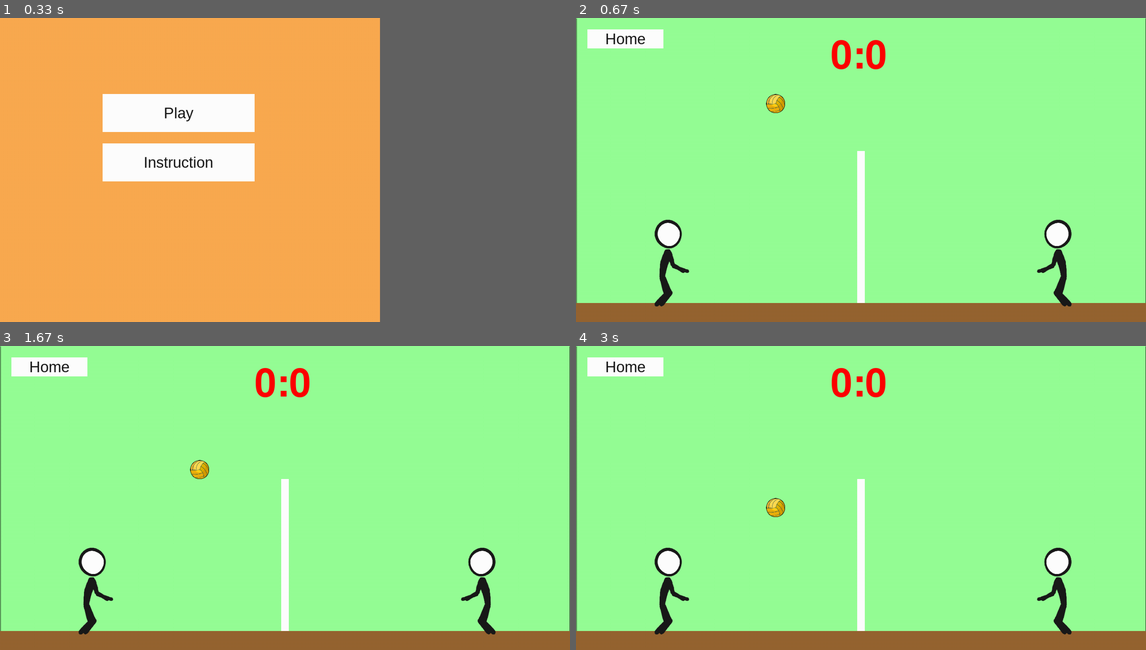
Above: before the commit, frames 1-4 (two rows, left to right).
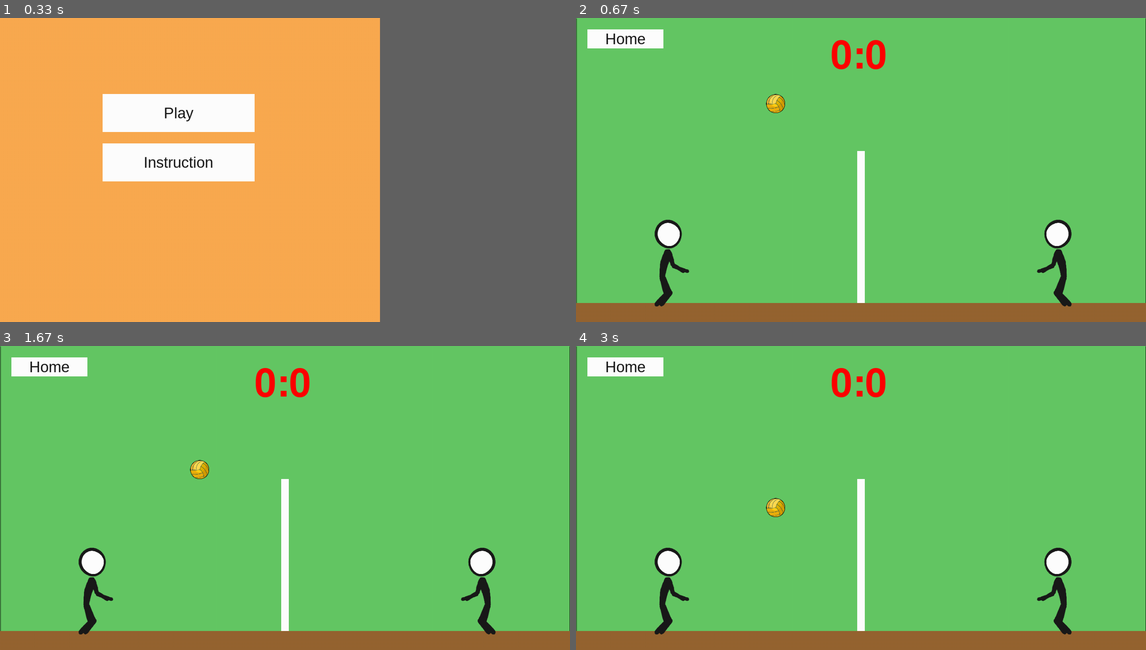
Above: after the commit, the same moments.

Repository: P0r0r0r0/ProjectPygame2
Game: pygame game, started from MainWindow.py
Same seed, same stepped clock (60 frames per second), same inputs: the game is played once before the commit and once after it.
Inputs (mouse positions are in pixels of both pictures, inside the frame that each line leads up to):
- Up to frame 1 (0.33 s): no input
- Up to frame 2 (0.67 s): click (752, 112) at 0.38 s
- Up to frame 3 (1.67 s): click (51, 367) at 0.72 s; click (176, 440) at 1.05 s; tap Enter at 1.33 s
- Up to frame 4 (3 s): click (627, 367) at 1.72 s; click (752, 440) at 2.05 s; tap Space at 2.33 s

Frame 1 is identical in both runs. In frame 2, 90% of the frame differs, in the area x 0-100%, y 0-94%; in frame 3, 90%; in frame 4, 90%.

Commit message:
Ура победа

Diff:
--- a/Ball.py
+++ b/Ball.py
@@ -106,9 +106,9 @@
 
         elif self.flag3:
             if self.rect.x < 750:
+                self.goals[1] += 1
+            else:
                 self.goals[0] += 1
-            else:
-                self.goals[1] += 1
             self.flag3 = False
             new_round(self.pep1, self.pep2)
             self.STEP = 5
--- a/MainWindow.py
+++ b/MainWindow.py
@@ -19,6 +19,7 @@
     clock = pygame.time.Clock()
     objects = []
     home = []
+    game_over = []
     sp = []
     goals = [0, 0]
 
@@ -48,14 +49,13 @@
             for object in objects:
                 if not sp:
                     object.process()
-        if 'Home' in sp:
-            print(46078)
+        if 'Home' in sp or 'Return Home' in sp:
             sp.clear()
             goals = [0, 0]
             new_game(pep1, pep2, ball)
 
         if 'Play' in sp:
-            screen.fill(pygame.Color(150, 255, 150))
+            screen.fill(pygame.Color(100, 200, 100))
             font = pygame.font.Font(None, 150)
             text = f'{goals[0]}:{goals[1]}'
             string_rendered = font.render(text, 1, pygame.Color('red'))
@@ -70,6 +70,22 @@
             home[0].process()
         if 'Instruction' in sp:
             home[0].process()
+
+        if goals[0] == 5 or goals[1] == 5:
+            screen.fill(pygame.Color(200, 200, 100))
+            font = pygame.font.Font(None, 100)
+            if goals[0] == 5:
+                text = 'left won'
+            else:
+                text = 'right won'
+            string_rendered = font.render(text, 1, pygame.Color('white'))
+            intro_rect = string_rendered.get_rect()
+            intro_rect.top = 200
+            intro_rect.x = 500
+            screen.blit(string_rendered, intro_rect)
+            PlayBut(450, 300, 500, 200, screen, game_over, sp, 'Return Home', return_home)
+            game_over[0].process()
+
         pygame.display.flip()
         clock.tick(60)
     pygame.quit()
